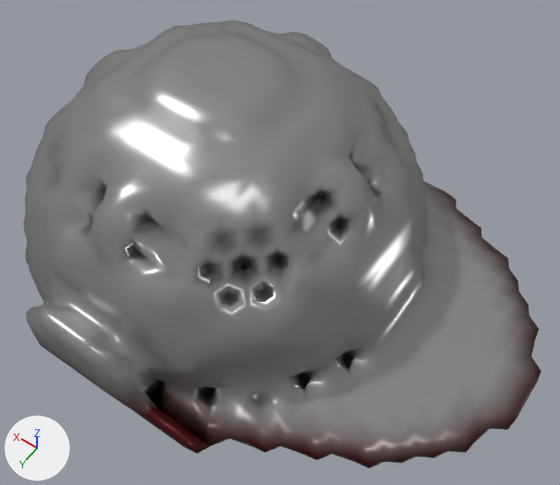
What one commit did to the glTF model glb/smooth/2001-3000/2156.glb.
Camera for both pictures: a 50 mm lens placed at (-0.674, 0.911, 1.605), pointed at (-0.048, 0.035, 0.228). Arrows for +X, +Y and +Z are at lower left; the lights stay in place. Vertices at the same position are counted once.

Script lines for the objects in view, before the commit:
```python
mat_material_0 = bpy.data.materials.new('Material_0')
mat_material_0.use_nodes = True; mat_material_0.node_tree.nodes.clear()
_N = mat_material_0.node_tree.nodes; _L = mat_material_0.node_tree.links
n0 = _N.new('ShaderNodeBsdfPrincipled'); n0.name = 'Principled BSDF'
n0.inputs[1].default_value = 0.6  # 'Metallic'
n0.inputs[2].default_value = 0.3  # 'Roughness'
n1 = _N.new('ShaderNodeOutputMaterial'); n1.name = 'Material Output'
n2 = _N.new('ShaderNodeVertexColor'); n2.name = 'Color Attribute'
_L.new(n0.outputs[0], n1.inputs[0])  # 'BSDF' to 'Surface'
_L.new(n2.outputs[0], n0.inputs[0])  # 'Color' to 'Base Color'
me_mesh_0 = bpy.data.meshes.new('Mesh_0')
me_mesh_0.from_pydata(...)  # 1968 vertices, 3968 faces; spans x -0.663..0.675, y -0.5..0.5, z 0.0..0.55
me_mesh_0.materials.append(mat_material_0)
ob_mesh_0 = bpy.data.objects.new('Mesh_0', me_mesh_0)
ob_mesh_0.location = (0.0, 0.0, 0.0)
```
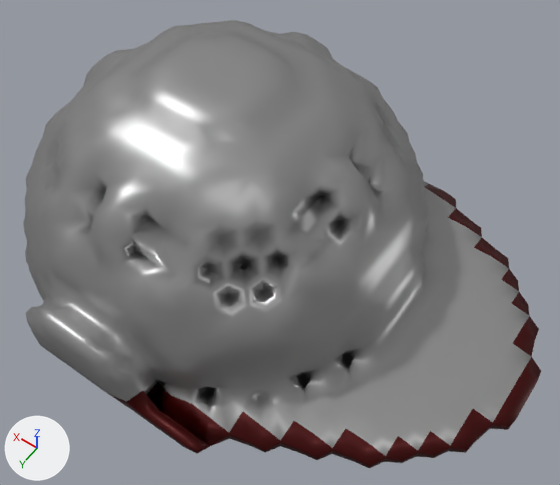
What changed in the scene script:
```text
Change mat_material_0:
    where n0 = _N.new('ShaderNodeBsdfPrincipled'); n0.name = 'Principled BSDF'
    n0.inputs[2].default_value: 0.3 -> 0.4  # 'Roughness'
Change me_mesh_0:
    used by ob_mesh_0; location = (0.0, 0.0, 0.0)
    remove me_mesh_0.from_pydata(...)  # 1968 vertices, 3968 faces; spans x -0.663..0.675, y -0.5..0.5, z 0.0..0.55
    add me_mesh_0.from_pydata(...)  # 1968 vertices, 3966 faces; spans x -0.663..0.675, y -0.5..0.5, z 0.0..0.55
    me_mesh_0 part 1: 99 of 1968 vertices moved; they spanned x 0.225..0.338, y -0.5..0.5, z 0.0..0.55 and now span x 0.225..0.338, y -0.5..0.5, z 0.0..0.55; mean shift (0.0, 0.0, 0.0); largest move (0.275, 0.49, 0.2) -> (0.275, -0.5, 0.15)
    me_mesh_0 part 2: 592 kept faces spanning x -0.663..0.675, y -0.5..0.5, z 0.0..0.15 get new vertex colours
```

Location of each change, (x1, y1, x2, y2) in pixels of the pictures (560 x 485 px; the box of a moved part takes in the faces that stretch with it):
'Mesh_0', surface changed
    both: (39, 77, 540, 465)
part 1 of me_mesh_0, moved or reshaped
    both: (26, 20, 279, 356)
part 2 of me_mesh_0, recoloured
    both: (53, 182, 540, 465)
